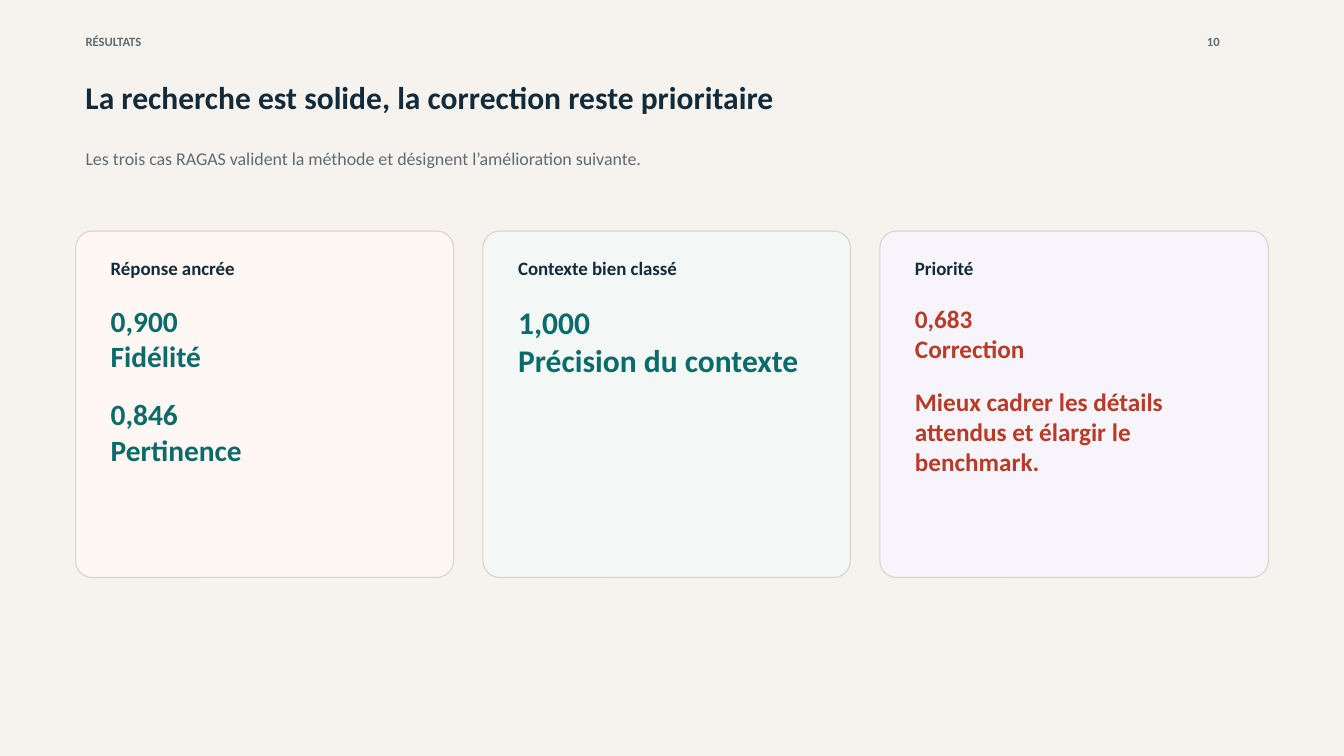
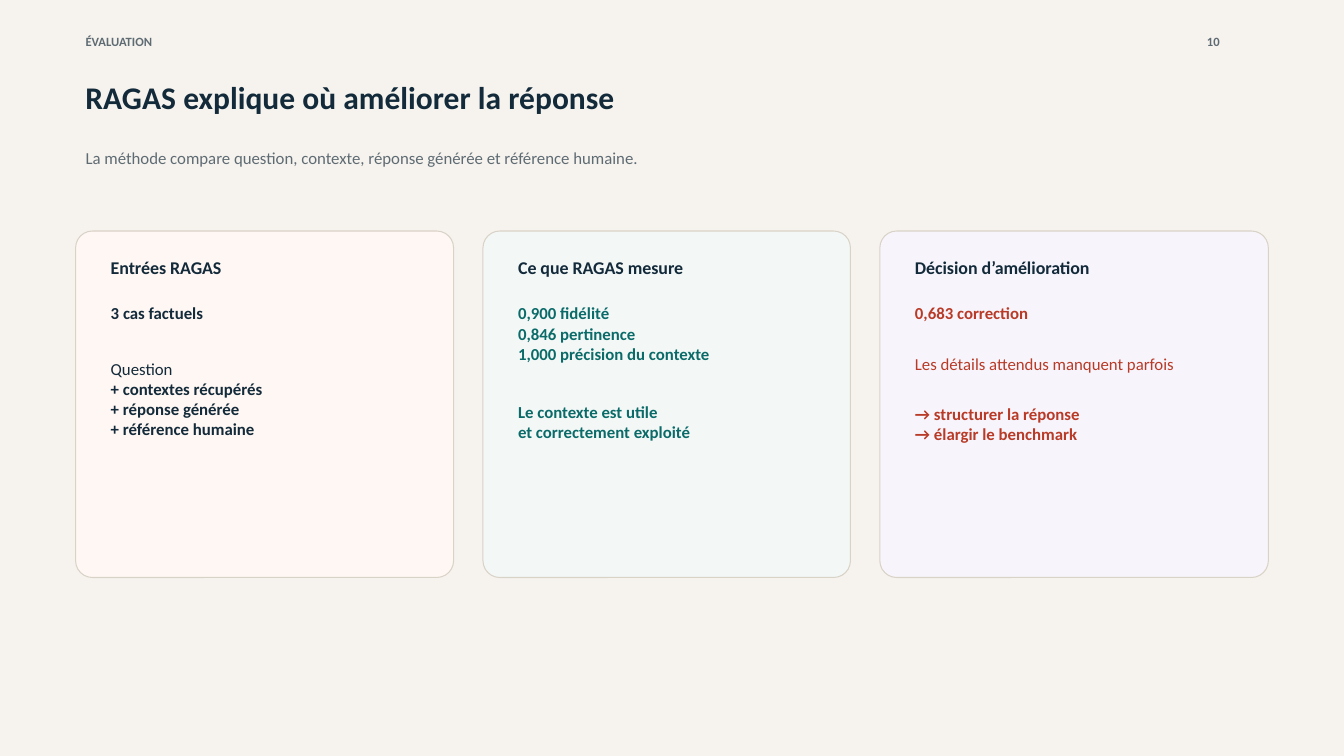
Before and after one commit to hgbe-GH/Projet7, a slide deck: slide 10 of outputs/openagenda-rag-soutenance.pptx. Drawn at 1344x756 pixels with LibreOffice and Linux fonts; fonts in the diff are those of the drawing. Boxes give left, top, right and bottom in pixels: in the first picture for what was removed or moved away, otherwise in the second. Text is boxed around its words. In the diff, an @@ line names an element or a change of style, - is before the commit and + after.

Commit message:
docs: retravailler la soutenance autour des méthodes

```diff
--- a/outputs/openagenda-rag-soutenance.pptx
+++ b/outputs/openagenda-rag-soutenance.pptx
@@ text at (86,36,153,46): text changed @@
-RÉSULTATS
+ÉVALUATION
@@ text at (85,87,614,114): text changed @@
-La recherche est solide, la correction reste prioritaire
+RAGAS explique où améliorer la réponse
@@ text at (86,152,637,167): text changed; size 12.8 to 12 pt @@
-Les trois cas RAGAS valident la méthode et désignent l’amélioration suivante.
+La méthode compare question, contexte, réponse générée et référence humaine.
@@ text at (111,261,221,274): text changed; size 13.5 to 12.8 pt @@
-Réponse ancrée
+Entrées RAGAS
@@ text at (518,262,683,277): text changed; size 13.5 to 12.8 pt @@
-Contexte bien classé
+Ce que RAGAS mesure
@@ text at (915,261,1090,274): text changed; size 13.5 to 12.8 pt @@
-Priorité
+Décision d’amélioration
@@ text at (111,307,263,435): text changed; size 21 to 12 pt; text colour #0B6B69 to #132A3A @@
-0,900
-Fidélité
-0,846
-Pertinence
+3 cas factuels
+Question
++ contextes récupérés
++ réponse générée
++ référence humaine
@@ text at (518,307,709,441): text changed; size 22.5 to 12 pt @@
-1,000
-Précision du contexte
+0,900 fidélité
+0,846 pertinence
+1,000 précision du contexte
+Le contexte est utile
+et correctement exploité
@@ text at (915,307,1079,443): text changed; size 18 to 12 pt @@
-0,683
-Correction
-Mieux cadrer les détails attendus et élargir le benchmark.
+0,683 correction
+Les détails attendus manquent parfois
+→ structurer la réponse
+→ élargir le benchmark
```
Also in this commit, not shown: 11 other slides changed, 2 other files.
